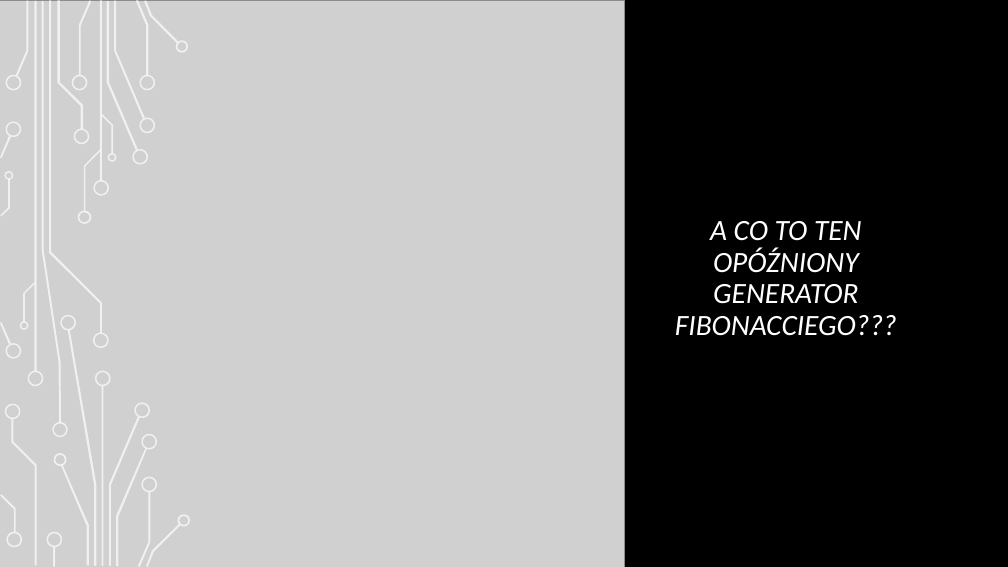
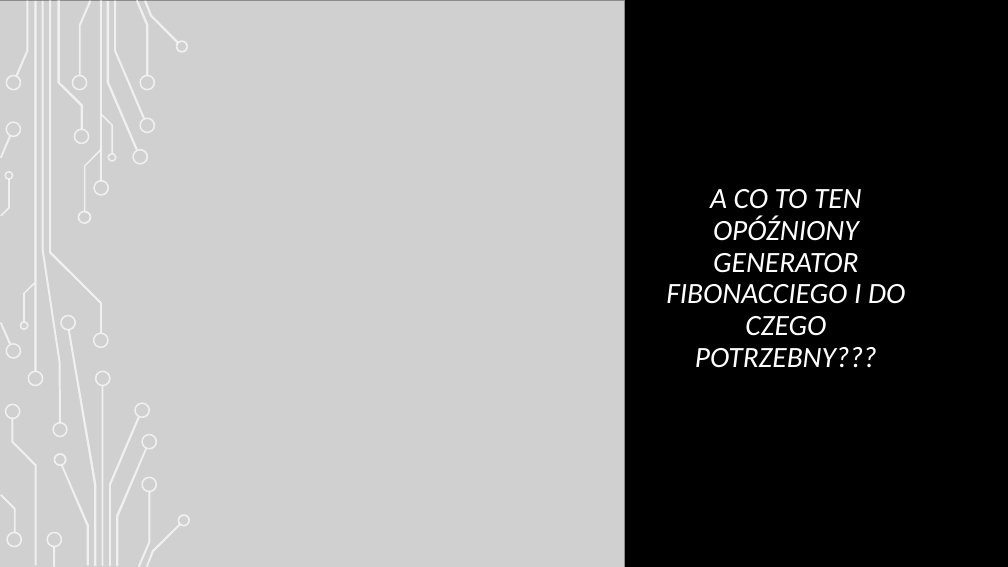
Before and after one commit to infoshareacademy/jdszw1-delta, a slide deck: slide 6 of Python_LFG/JDSZW1DE-19-Prezentacja.pptx. Drawn at 1008x567 pixels with LibreOffice and Linux fonts; fonts in the diff are those of the drawing; grey boxes stand for pictures; background and template pictures are left out. Boxes give left, top, right and bottom in pixels: in the first picture for what was removed or moved away, otherwise in the second. Text is boxed around its words. In the diff, an @@ line names an element or a change of style, - is before the commit and + after.

```diff
--- a/Python_LFG/JDSZW1DE-19-Prezentacja.pptx
+++ b/Python_LFG/JDSZW1DE-19-Prezentacja.pptx
@@ title at (666,189,905,368): text changed @@
-A CO TO TEN OPÓŹNIONY GENERATOR FIBONACCIEGO???
+A CO TO TEN OPÓŹNIONY GENERATOR FIBONACCIEGO I DO CZEGO POTRZEBNY???
```
Also in this commit, not shown: 2 other slides changed.
